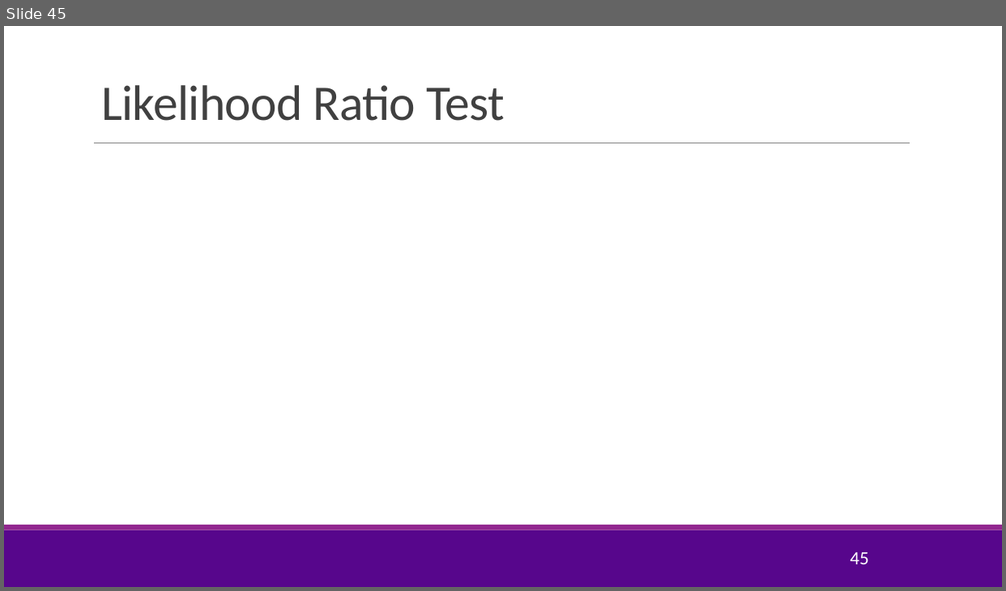
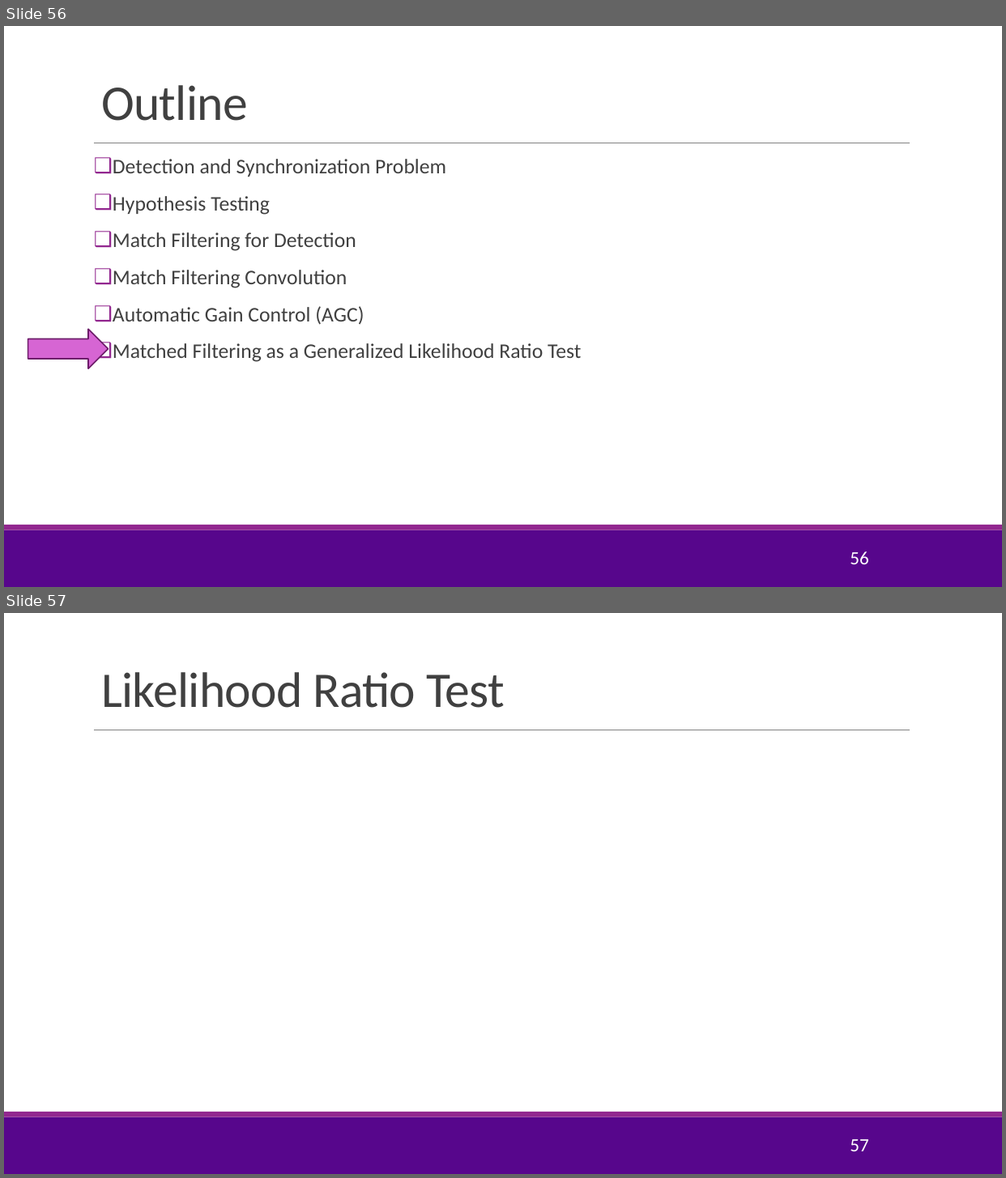
Before and after one commit to sdrangan/digitalcomm, a slide deck: Lectures/Unit07_Sync.pptx. Shown one above the other, each under a label of ours: slide 45 before the commit, slides 56 and 57 after it. The pictures are 1006x591 and 1006x1178 pixels, drawn with LibreOffice and Linux fonts; fonts in the diff are those of the drawing; grey boxes stand for pictures; background and template pictures are left out. Boxes give left, top, right and bottom in pixels: in the first picture for what was removed or moved away, otherwise in the second. Text is boxed around its words. In the diff, an @@ line names an element or a change of style, - is before the commit and + after.

```diff
--- a/Lectures/Unit07_Sync.pptx
+++ b/Lectures/Unit07_Sync.pptx
@@ slide 56 added at [4,26,1002,587], background #FFFFFF; not listed: 3 template elements that a slide beside it also shows @@
@@ title added at [101,85,248,121], 48 pt, text #404040 @@
+Outline
@@ text added at [113,159,581,362], 20 pt, text #404040 @@
+❑ Detection and Synchronization Problem
+❑ Hypothesis Testing
+❑ Match Filtering for Detection
+❑ Match Filtering Convolution
+❑ Automatic Gain Control (AGC)
+❑ Matched Filtering as a Generalized Likelihood Ratio Test
@@ right arrow added at [28,329,108,369], fill #D665D3, outline #6C1D6A 1.25 pt @@
@@ page number added at [850,552,868,565], 18 pt, text #FFFFFF @@
+56
@@ what was slide 45 is now slide 57 @@
@@ page number at [850,1139,868,1152]: text changed @@
-45
+57
```
Also in this commit, not shown: 5 slides changed, 11 other slides added, 3 other files.
